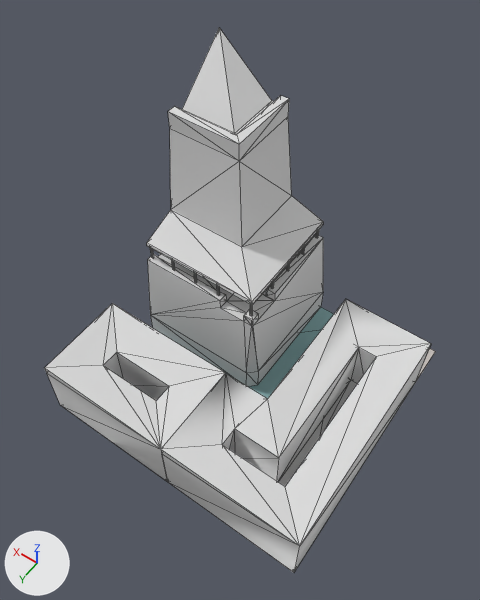
Before and after pictures for a commit that changed the OBJ model assets/stl_export/22cr.obj.
Before and after are seen from a camera (50 mm lens) standing at (-21.4, 32.6, 63.8) and looking at (1.4, 0.6, 13.6). The lights are fixed; the arrows at lower left show +X, +Y and +Z. The first picture is the older version. Mesh edges are drawn as thin lines. Where no turn or scale is listed for an object, it has been applied to the vertices. Vertices at exactly the same position are counted once.

The first picture shows '22cr'.
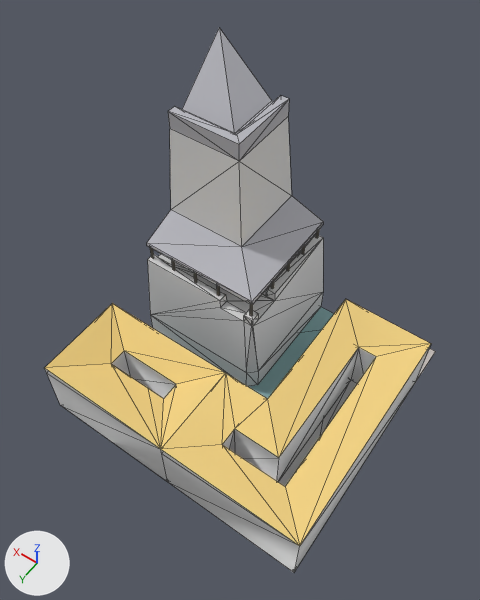
The edits, one by one:
Material 'straw' (mat_straw) is new.
Its base color is (0.569, 0.514, 0.42) (light grey #c7bead).
Its roughness is 1.0.
Material 'cortyard' (mat_cortyard) is new.
Its base color is (0.878, 0.792, 0.651) (pale yellow #f1e6d3).
Its roughness is 1.0.
Material 'castleRoof' (mat_castleroof) is new.
Its base color is (0.471, 0.471, 0.51) (grey #b7b7bd).
Its roughness is 1.0.
Material 'Material' (mat_material) is new.
Its base color is (0.878, 0.639, 0.224) (yellow #f1d182).
Its roughness is 1.0.
me_22cr is used by ob_22cr; location (0.0, 0.0, 0.0).
me_22cr had 199 vertices, 391 faces and spanned x -15.0..15.0, y -15.0..15.0, z -3.0..29.6.
me_22cr now has 199 vertices, 358 faces and spans x -15.0..15.0, y -15.0..15.0, z -3.0..29.6.
Part 1, on me_22cr:
44 faces are deleted.
5 vertices in x 4.0..11.0, y 9.0..11.0, z 6.5 move by (0.0, -1.0, -1.0).
4 vertices in x 4.0..11.0, y 9.0..11.0, z 0.0 move by (0.0, -1.0, 0.0).
8 new faces join them, mat_castleroof (grey #b7b7bd).
3 new faces join them, mat_default (light grey #dadada).
me_22cr part 2: 26 faces spanning x 1.2..15.0, y -15.0..-1.2, z 11.0..29.6 switch from mat_default (light grey #dadada) to mat_castleroof (grey #b7b7bd).
me_22cr part 3: 108 faces spanning x 1.3..14.8, y -14.7..-1.3, z 9.0..11.0 switch from mat_default (light grey #dadada) to mat_straw (light grey #c7bead).
me_22cr part 4: 22 faces spanning x -15.0..15.0, y -10.0..15.0, z 5.5..7.5 switch from mat_default (light grey #dadada) to mat_material (yellow #f1d182).
me_22cr gains material mat_cortyard (pale yellow #f1e6d3).

Changed parts and their boxes (x1, y1, x2, y2) in the pictures (480 x 600 px; the box of a moved part takes in the faces that stretch with it):
part 1 of me_22cr, moved or reshaped: before (103, 101, 274, 401); after (112, 101, 274, 398)
part 2 of me_22cr, recoloured (light grey to grey): (147, 28, 323, 305) in both
part 3 of me_22cr, recoloured: (150, 230, 319, 316) in both
part 4 of me_22cr, recoloured (light grey to yellow): (45, 299, 431, 546) in both
